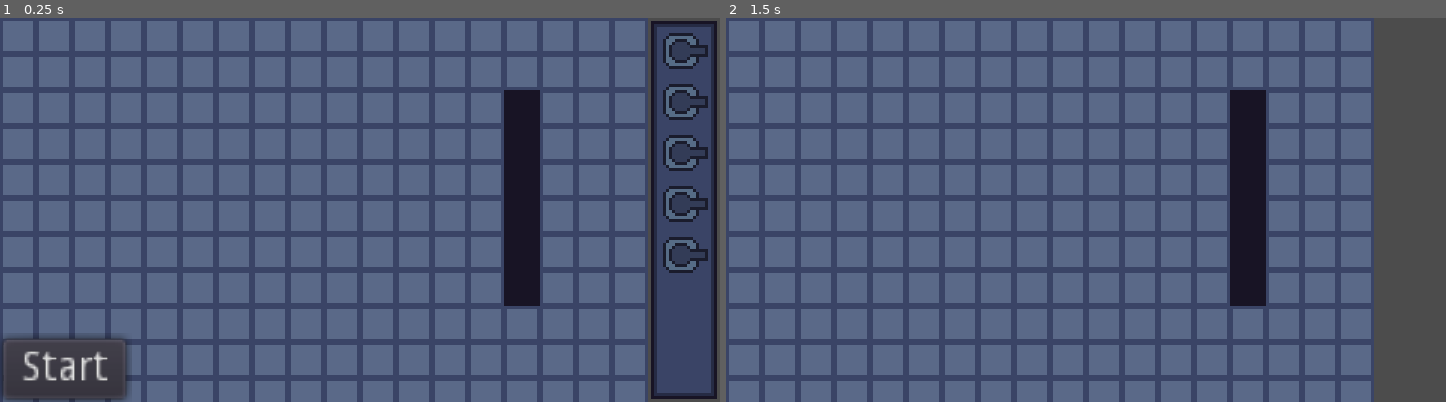
Above: before the commit, frames 1-2 (left to right).
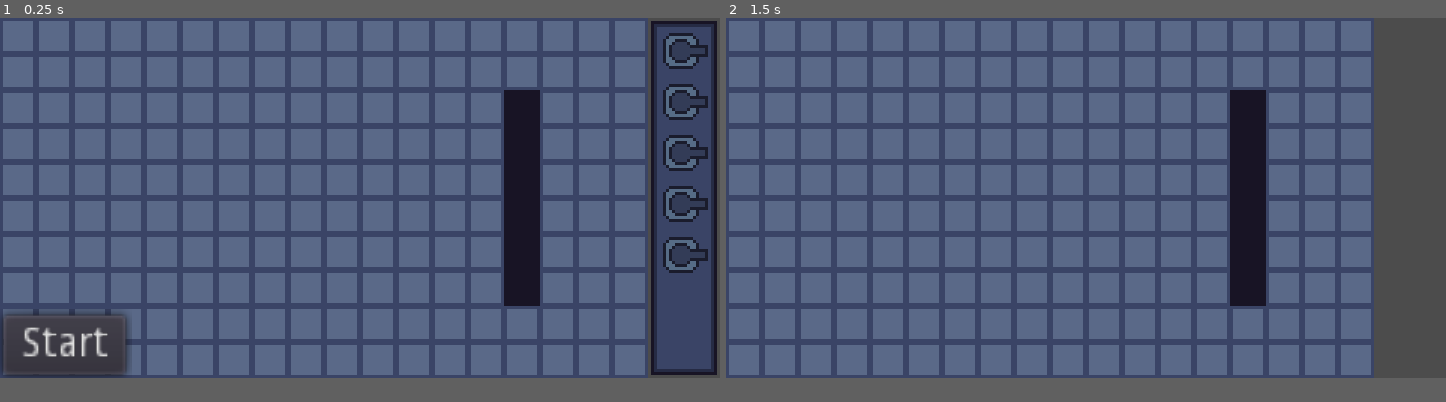
Above: after the commit, the same moments.

Repository: mariothedog/brackeys-game-jam
Game: Godot game, scene res://game/game.tscn
Same seed, same stepped clock (60 frames per second), same inputs: the game is played once before the commit and once after it.
Inputs (mouse positions are in pixels of both pictures, inside the frame that each line leads up to):
- Up to frame 1 (0.25 s): no input
- Up to frame 2 (1.5 s): click "Start" at 0.5 s; tap Enter at 1.25 s; move the mouse to (1244, 190) at 1.27 s; click (1244, 190) at 1.42 s
In our replay, the window is 720x384 before the commit and 720x360 after it. These sizes can differ from the game's own. Grey fills any space a smaller window leaves; there, only what the larger window draws over its background counts as a difference.

The runs differ from the first frame. In frame 1, 4.9% of the frame differs, in the area x 0-100%, y 76-100%; in frame 2, 2.1%.

Commit message:
Make window size divisible by 12

Diff:
--- a/src/project.godot
+++ b/src/project.godot
@@ -22,9 +22,9 @@
 [display]
 
 window/size/width=240
-window/size/height=128
+window/size/height=120
 window/size/test_width=960
-window/size/test_height=512
+window/size/test_height=480
 window/stretch/mode="2d"
 window/stretch/aspect="keep"
 
